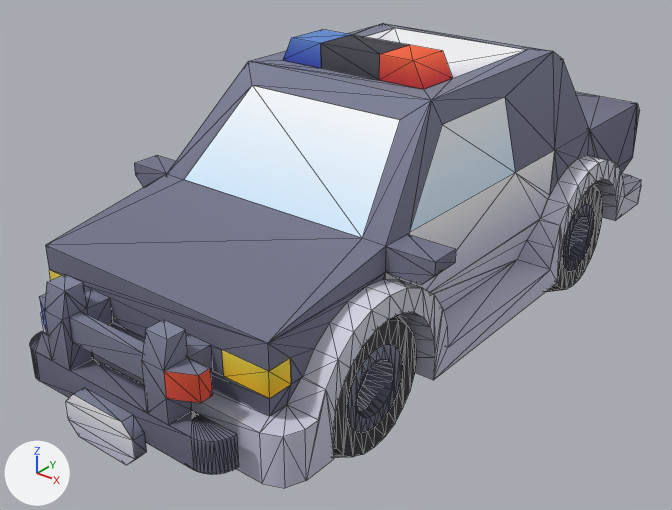
The glTF model Assets/UnityEve/Art/Models/car-kit/police.glb: old version first, new version second.
One viewpoint serves both versions: a camera (50 mm lens) standing at (2.21, -3.05, 2.16) and looking at (-0.06, -0.21, 0.4). Every picture has the same lights, and +X, +Y and +Z are marked at lower left. The picture after the commit comes second. Mesh edges are drawn as thin lines. Where no turn or scale is listed for an object, it has been applied to the vertices. Vertices at exactly the same position are counted once.

The older version as bpy lines, for what is in view:
```python
me_body = bpy.data.meshes.new('body')
me_body.from_pydata(...)  # 444 vertices, 736 faces; spans x -0.75..0.75, y -1.38..1.52, z 0.0..1.1
me_body.materials.append(mat_colormap)
me_grill = bpy.data.meshes.new('grill')
me_grill.from_pydata(...)  # 122 vertices, 240 faces; spans x -0.5..0.5, y -0.1..0.15, z -0.087..0.426
me_grill.materials.append(mat_colormap)
me_wheel_back_left = bpy.data.meshes.new('wheel-back-left')
me_wheel_back_left.from_pydata(...)  # 216 vertices, 332 faces; spans x 0.0..0.3, y -0.3..0.3, z -0.3..0.3
me_wheel_back_left.materials.append(mat_colormap)
me_wheel_front_left = bpy.data.meshes.new('wheel-front-left')
me_wheel_front_left.from_pydata(...)  # 216 vertices, 332 faces; spans x 0.0..0.3, y -0.3..0.3, z -0.3..0.3
me_wheel_front_left.materials.append(mat_colormap)
ob_body = bpy.data.objects.new('body', me_body)
ob_body.location = (0.0, 0.025, 0.2)
ob_grill = bpy.data.objects.new('grill', me_grill)
ob_grill.location = (0.0, -1.45, 0.274)
ob_wheel_back_left = bpy.data.objects.new('wheel-back-left', me_wheel_back_left)
ob_wheel_back_left.location = (0.3, 0.81, 0.3)
ob_wheel_front_left = bpy.data.objects.new('wheel-front-left', me_wheel_front_left)
ob_wheel_front_left.location = (0.3, -0.81, 0.3)
```
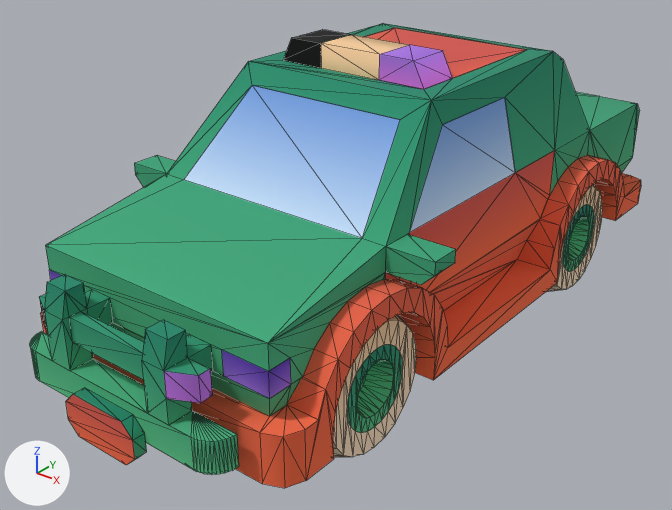
Where the newer file only moved an object's origin or applied its transform, the numbers keep the older frame.

Changed parts and their boxes (x1, y1, x2, y2) in the pictures (672 x 510 px; the box of a moved part takes in the faces that stretch with it):
'body', reshaped, moved: (40, 23, 641, 488) in both
part 1 of me_wheel_back_left, surface changed: (546, 185, 603, 292) in both
part 2 of me_wheel_front_left, surface changed: (333, 315, 417, 458) in both
part 3 of me_body, moved or reshaped: (385, 150, 555, 292) in both
part 4 of me_body, moved or reshaped: (365, 28, 527, 78) in both
part 5 of me_body, moved or reshaped: (379, 45, 452, 89) in both
part 6 of me_body, moved or reshaped: (283, 30, 351, 68) in both
part 7 of me_body, moved or reshaped: (184, 85, 400, 238) in both
part 8 of me_body, moved or reshaped: (409, 97, 515, 233) in both
part 9 of me_body, rebuilt: (40, 23, 641, 488) in both
part 10 of me_grill, surface changed: (30, 275, 239, 474) in both

The change, as a diff of the scene's bpy script:
```diff
--- a/Assets/UnityEve/Art/Models/car-kit/police.glb.py
+++ b/Assets/UnityEve/Art/Models/car-kit/police.glb.py
@@ me_wheel_back_left @@
 me_wheel_back_left.from_pydata(...)  # 216 vertices, 332 faces; spans x 0.0..0.3, y -0.3..0.3, z -0.3..0.3
 # used by ob_wheel_back_left; location = (0.3, 0.81, 0.3)
+# me_wheel_back_left part 1: 332 kept faces spanning x 0.0..0.3, y -0.3..0.3, z -0.3..0.3 get new texture (UV) coordinates
 me_wheel_back_left.materials.append(mat_colormap)
@@ me_wheel_front_left @@
 me_wheel_front_left.from_pydata(...)  # 216 vertices, 332 faces; spans x 0.0..0.3, y -0.3..0.3, z -0.3..0.3
 # used by ob_wheel_front_left; location = (0.3, -0.81, 0.3)
+# me_wheel_front_left part 2: 332 kept faces spanning x 0.0..0.3, y -0.3..0.3, z -0.3..0.3 get new texture (UV) coordinates
 me_wheel_front_left.materials.append(mat_colormap)
@@ me_body @@
 # used by ob_body; location = (0.0, 0.025, 0.2)
-me_body.from_pydata(...)  # 444 vertices, 736 faces; spans x -0.75..0.75, y -1.38..1.52, z 0.0..1.1
+me_body.from_pydata(...)  # 444 vertices, 736 faces; spans x -0.75..0.75, y -1.35..1.55, z 0.2..1.3
+# me_body part 3: the loose piece of 13 vertices spanning x 0.55, y -0.72..0.53, z 0.3..0.6 is moved by (0.0, 0.02, 0.2)
+# me_body part 4: the loose piece of 6 vertices spanning x -0.35..0.35, y -0.02..0.58, z 1.0 is moved by (0.0, 0.02, 0.2)
+# me_body part 5: the loose piece of 8 vertices spanning x 0.14..0.35, y -0.22..-0.02, z 1.0..1.1 is moved by (0.0, 0.03, 0.2)
+# me_body part 6: the loose piece of 8 vertices spanning x -0.35..-0.14, y -0.22..-0.02, z 1.0..1.1 is moved by (0.0, 0.03, 0.2)
+# me_body part 7: the loose piece of 4 vertices spanning x -0.45..0.45, y -0.73..-0.4, z 0.6..0.93 is moved by (0.0, 0.02, 0.2)
+# me_body part 8: the loose piece of 4 vertices spanning x 0.47..0.55, y -0.59..0.17, z 0.6..0.9 is moved by (0.0, 0.02, 0.2)
+# me_body part 9: the loose piece of 356 vertices spanning x -0.75..0.75, y -1.38..1.48, z 0.0..1.1 is rebuilt with 356 vertices and now spans x -0.75..0.75, y -1.35..1.5, z 0.2..1.3
+# other edits to the shape of me_body do not show in these pictures
 me_body.materials.append(mat_colormap)
@@ me_grill @@
 me_grill.from_pydata(...)  # 122 vertices, 240 faces; spans x -0.5..0.5, y -0.1..0.15, z -0.087..0.426
 # used by ob_grill; location = (0.0, -1.45, 0.274)
+# me_grill part 10: 240 kept faces spanning x -0.5..0.5, y -0.1..0.15, z -0.087..0.426 get new texture (UV) coordinates
 me_grill.materials.append(mat_colormap)
@@ ob_body @@
 ob_body = bpy.data.objects.new('body', me_body)
-ob_body.location = (0.0, 0.025, 0.2)
+ob_body.location = (0.0, 0.0, 0.0)
```
